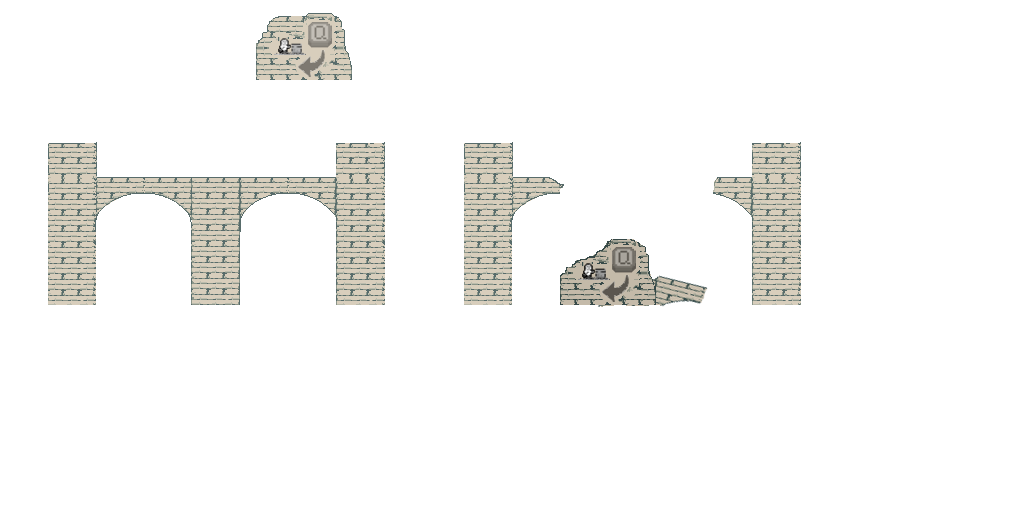
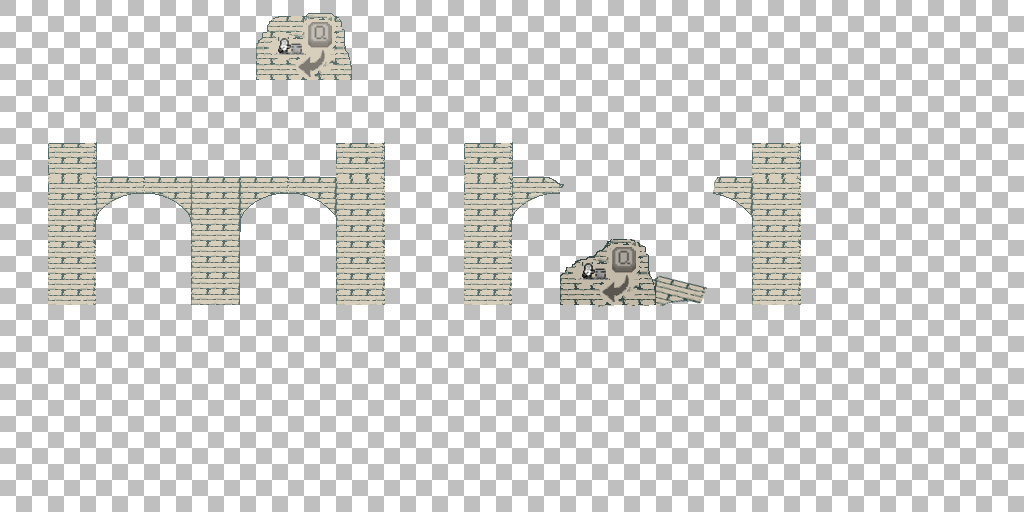
Layered file, before and after one edit (1024px x 512px). Changes by layer:
painted on "Bridge Merged" over (x1=0, y1=0, x2=1024, y2=512)
renamed "Bridge Merged" to "Bridge Background", painted on it over (x1=0, y1=0, x2=1024, y2=512)
showed "Background", painted on it over (x1=0, y1=0, x2=1024, y2=512)
